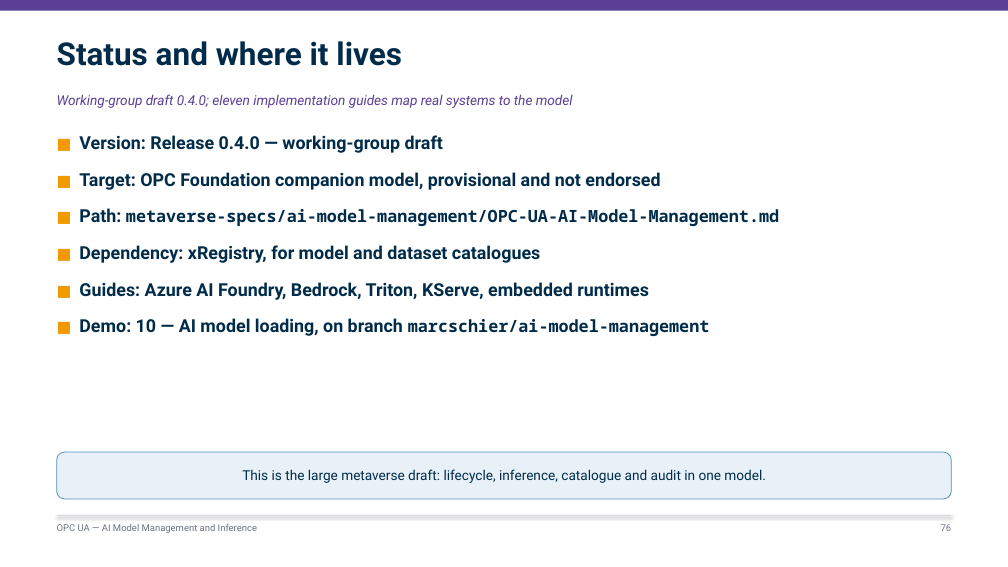
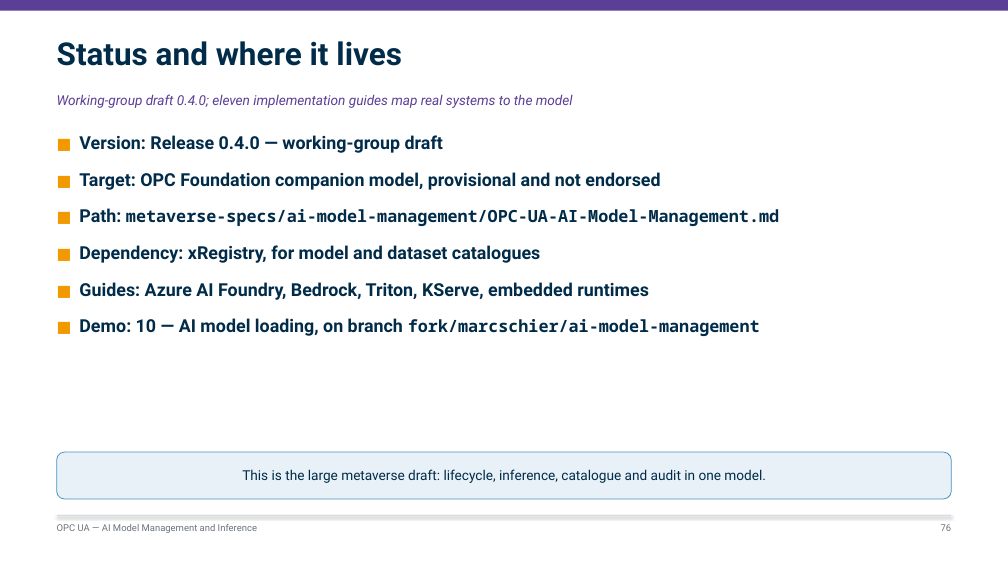
Before and after one commit to marcschier/opcua-drafts, a slide deck: slide 76 of decks/OPC-UA-Drafts-Overview.pptx. Drawn at 1008x567 pixels with LibreOffice and Linux fonts; fonts in the diff are those of the drawing. Boxes give left, top, right and bottom in pixels: in the first picture for what was removed or moved away, otherwise in the second. Text is boxed around its words. In the diff, an @@ line names an element or a change of style, - is before the commit and + after.

```diff
--- a/decks/OPC-UA-Drafts-Overview.pptx
+++ b/decks/OPC-UA-Drafts-Overview.pptx
@@ text at (79,318,760,336): text changed; size 17 to 16 pt; font Roboto to Noto Sans Mono @@
-■ Demo: 10 — AI model loading, on branch marcschier/ai-model-management
+■ Demo: 10 — AI model loading, on branch fork/marcschier/ai-model-management
```
Also in this commit, not shown: 16 other slides changed, 28 other files.
